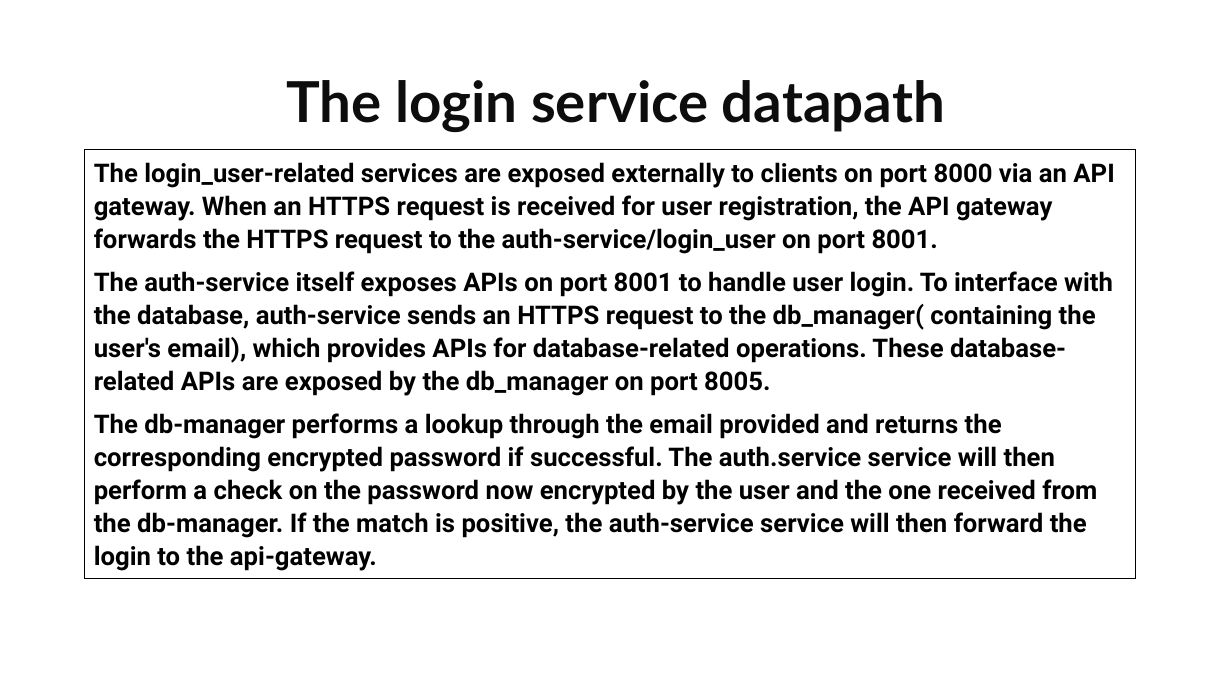
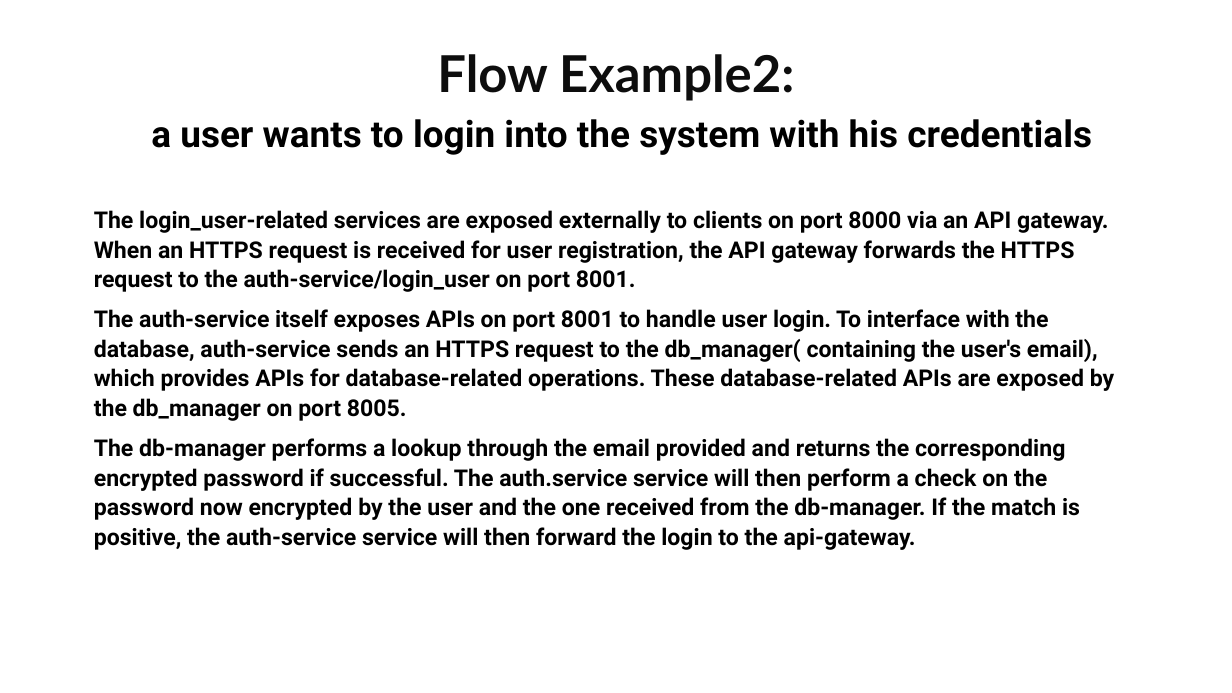
Before and after one commit to ardiz99/TBAse, a slide deck: slide 10 of doc/Gacha Collection.pptx. Drawn at 1232x693 pixels with LibreOffice and Linux fonts; fonts in the diff are those of the drawing. Boxes give left, top, right and bottom in pixels: in the first picture for what was removed or moved away, otherwise in the second. Text is boxed around its words. In the diff, an @@ line names an element or a change of style, - is before the commit and + after.

```diff
--- a/doc/Gacha Collection.pptx
+++ b/doc/Gacha Collection.pptx
@@ title at box(151, 54, 1092, 155): text changed; size 44 to 28.8 pt; font Lato to Roboto; text colour #0D0D0D to #000000 @@
-The login service datapath
+Flow Example2:
+a user wants to login into the system with his credentials
@@ text "The login_user-related services are exposed ...": place and size @@
-text "The login_user-related services are exposed ..." at box(85, 150, 1137, 578)
+text "The login_user-related services are exposed ..." at box(94, 210, 1114, 550)
@@ text "The login_user-related services are exposed ..." at box(94, 210, 1114, 550): size 20 to 18 pt; outline #000000 0.75 pt to none @@
```
Also in this commit, not shown: 2 other slides changed, 2 slides removed, 30 other files.
